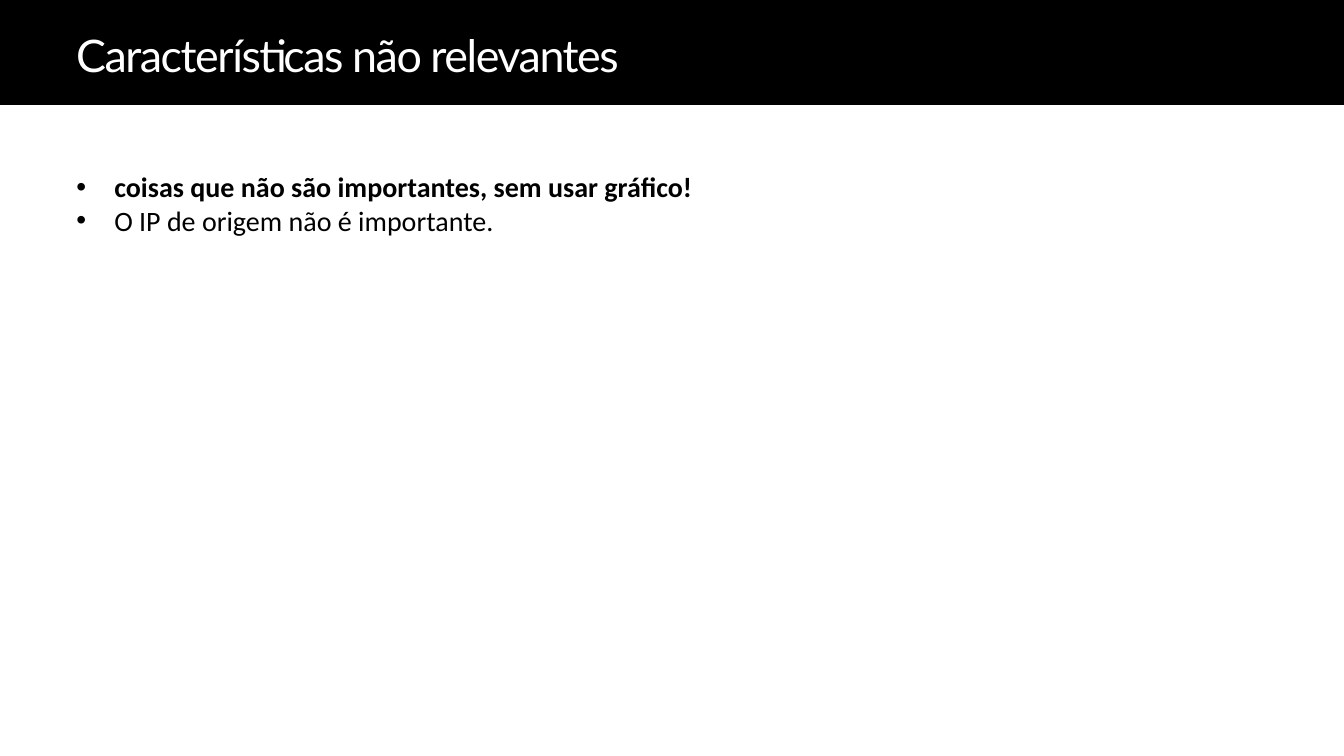
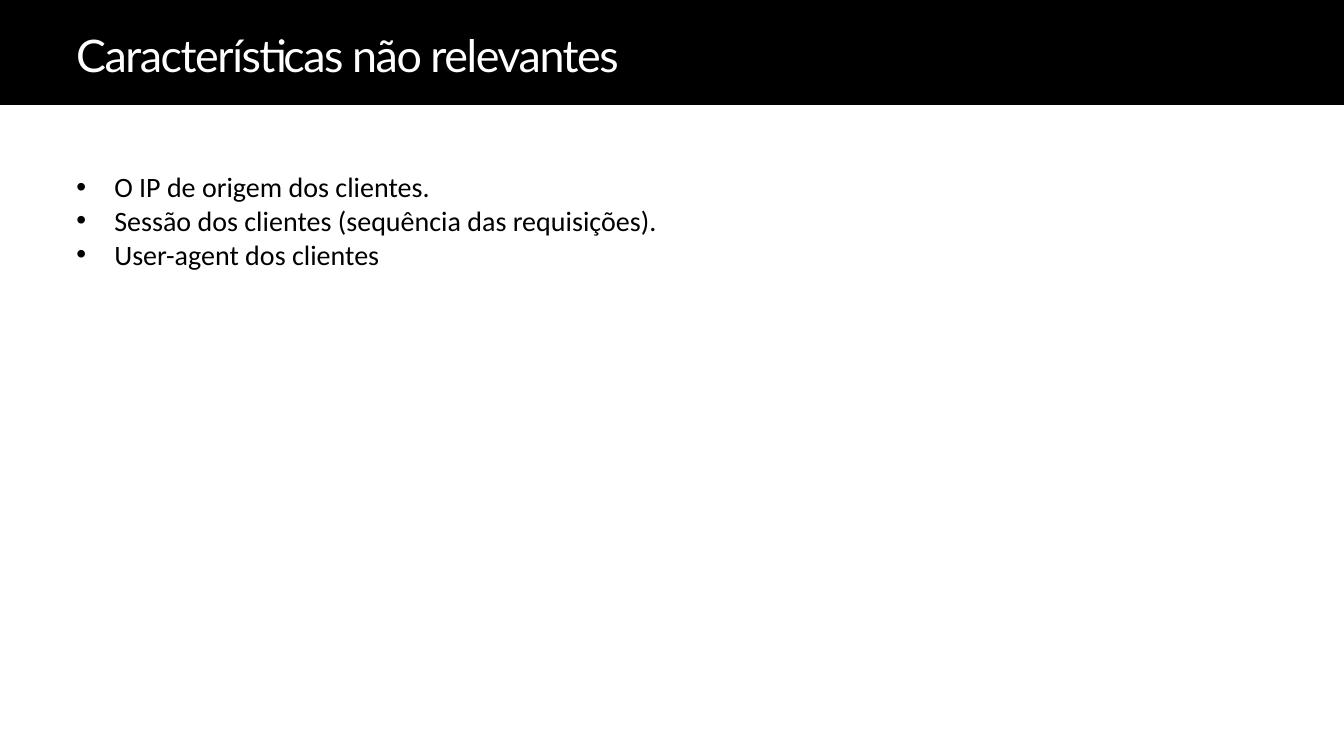
Before and after one commit to lcsvillela/CMP223, a slide deck: slide 5 of CMP223 - Workload Characterization.pptx. Drawn at 1344x756 pixels with LibreOffice and Linux fonts; fonts in the diff are those of the drawing. Boxes give left, top, right and bottom in pixels: in the first picture for what was removed or moved away, otherwise in the second. Text is boxed around its words. In the diff, an @@ line names an element or a change of style, - is before the commit and + after.

```diff
--- a/CMP223 - Workload Characterization.pptx
+++ b/CMP223 - Workload Characterization.pptx
@@ text at (114,177,657,270): text changed; bold off @@
-  • coisas que não são importantes, sem usar gráfico!
-  • O IP de origem não é importante.
+  • O IP de origem dos clientes.
+  • Sessão dos clientes (sequência das requisições).
+  • User-agent dos clientes
```
Also in this commit, not shown: 3 other slides changed.
